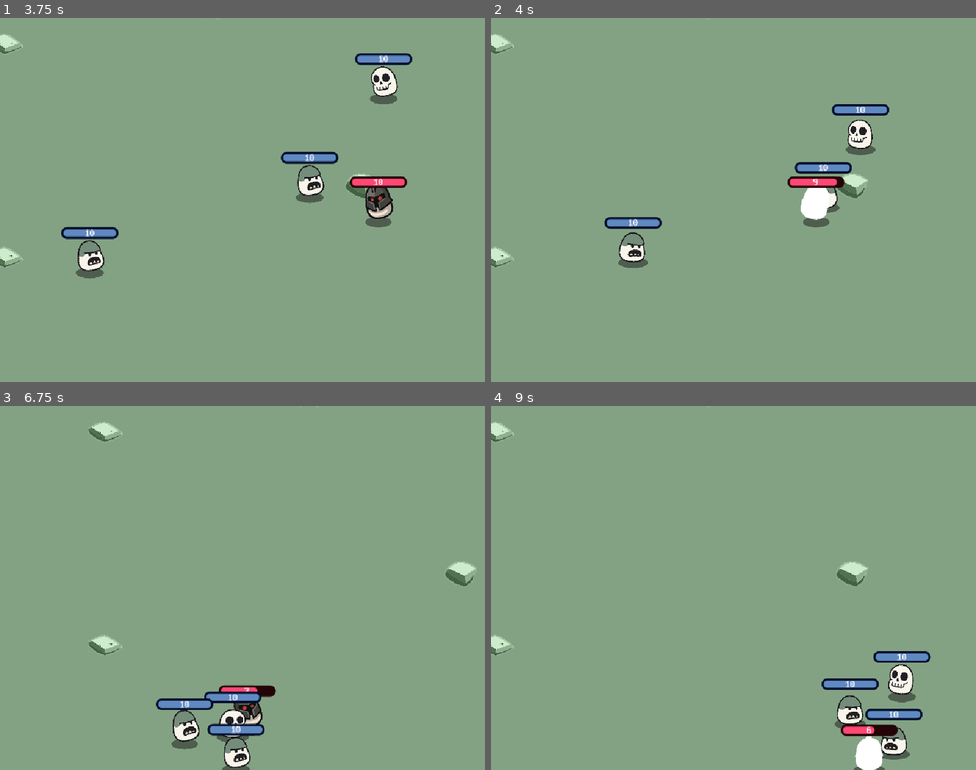
Above: before the commit, frames 1-4 (two rows, left to right).
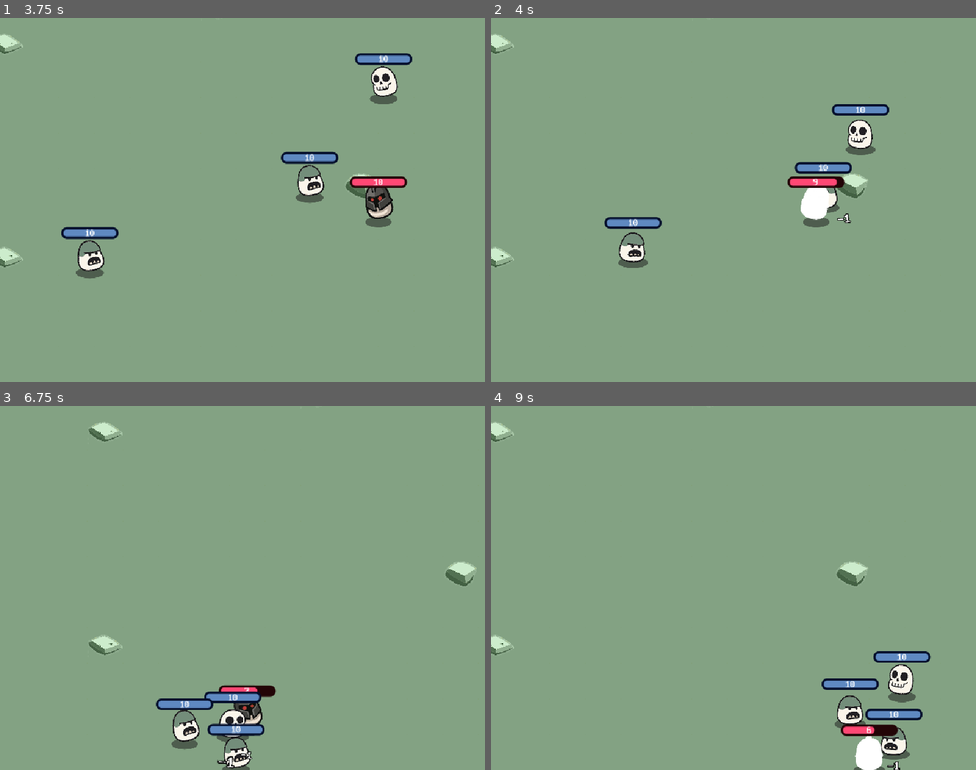
Above: after the commit, the same moments.

Repository: leexiaohui1997/brotato
Game: Godot game, scene res://scenes/game/game.tscn
Two runs of this game, one before a commit and one after it. Both use one fixed random seed, a clock stepped at 60 frames per second and the inputs below. The project has no main scene, so this scene is started directly.
Inputs:
- Up to frame 1 (3.75 s): hold D (right) 0.53-1.28 s; hold Space (dash) 0.53-1.28 s; hold S (down) 1.28-2.03 s; tap Space (dash) at 1.35, 2.85 s; hold D (right) 2.03-2.78 s; hold Space (dash) 2.03-2.78 s; hold W (up) 2.78-3.53 s; hold A (left) from 3.53 s (still down); hold Space (dash) from 3.53 s (still down)
- Up to frame 2 (4 s): keep holding A (left); keep holding Space (dash)
- Up to frame 3 (6.75 s): release Space (dash) at 4.28 s; tap Space (dash) at 4.35, 5.85 s; release A (left) at 5.03 s; hold S (down) 5.03-5.78 s; hold Space (dash) 5.03-5.78 s; hold D (right) 5.78-6.53 s; hold W (up) from 6.53 s (still down); hold Space (dash) from 6.53 s (still down)
- Up to frame 4 (9 s): release W (up) at 7.28 s; release Space (dash) at 7.28 s; hold D (right) 7.28-8.03 s; tap Space (dash) at 7.35, 8.85 s; hold S (down) 8.03-8.78 s; hold Space (dash) 8.03-8.78 s; hold A (left) from 8.78 s (still down)

Frame 1 is identical in both runs. In frame 2, less than 0.1% of the frame differs, in the area x 71-75%, y 53-57%; in frame 3, less than 0.1%, in the area x 44-52%, y 94-100%; in frame 4, less than 0.1%.

Commit message:
feat(ui): 新增受击伤害飘字特效
- 新增 FloatingText 控件与场景，受击时显示上飘淡出的伤害数字
- Game 新增 create_floating_text 并在攻击命中后调用
- ColorUtils 扩展 ColorType 及 COLOR_PRESETS（伤害/格挡/暴击/回复）
- 场景新增 FloatingTexts 节点作为飘字容器

Diff:
--- a/scenes/game/attack_service.gd
+++ b/scenes/game/attack_service.gd
@@ -14,6 +14,7 @@
 	var final_damage := floori(damage)
 	if final_damage > 0:
 		target.lose_health(final_damage)
+		game.create_floating_text(target, "-%d" % [final_damage], ColorUtils.ColorType.DAMAGE)
 
 ## 计算单位伤害
 func calculate_unit_damage(source: UnitCommon) -> float:
--- a/scenes/game/game.gd
+++ b/scenes/game/game.gd
@@ -3,6 +3,7 @@
 
 const MAP_GENERATE = preload("uid://b2c6lrpx36ia1")
 const UNIT_COMMON = preload("uid://cupf41ydqkiqd")
+const FLOATING_TEXT = preload("uid://qkwyrg22h3gi")
 
 const CAMERA_ZOOM = 1.5
 
@@ -11,6 +12,7 @@
 
 @onready var entities: Node2D = $Entities
 @onready var attack_service: AttackService = $AttackService
+@onready var floating_texts: Node2D = $FloatingTexts
 
 var map_node: MapGenerate
 var player: UnitCommon
@@ -88,6 +90,15 @@
 		return vec
 	return map_node.map_start_pos
 
+## 创建浮动文字
+func create_floating_text(target: Node2D, text: String, color: ColorUtils.ColorType) -> void:
+	var instance := FLOATING_TEXT.instantiate() as FloatingText
+	floating_texts.add_child(instance)
+	var random_pos := randf_range(0, TAU) * 35
+	var spawn_pos := target.global_position + Vector2.RIGHT.rotated(random_pos)
+	instance.global_position = spawn_pos
+	instance.setup(text, ColorUtils.COLOR_PRESETS[color])
+
 func _ready() -> void:
 	generate_map()
 	generate_player()
--- a/scenes/game/game.tscn
+++ b/scenes/game/game.tscn
@@ -11,6 +11,9 @@
 z_index = 1
 y_sort_enabled = true
 
+[node name="FloatingTexts" type="Node2D" parent="." unique_id=503991085]
+z_index = 2
+
 [node name="Timers" type="Node" parent="." unique_id=690701227]
 
 [node name="SpawnEnemyTimer" type="Timer" parent="Timers" unique_id=1566036557]
--- /dev/null
+++ b/scenes/ui/floating_text/floating_text.gd
@@ -0,0 +1,19 @@
+extends Control
+class_name FloatingText
+
+@onready var label: Label = $Label
+
+func setup(value: String, color: Color) -> void:
+	label.text = value
+	modulate = color
+	scale = Vector2.ZERO
+	rotation = deg_to_rad(randf_range(-10, 10))
+	var random_scale := randf_range(0.8, 1.6)
+	var tween := create_tween()
+	tween.parallel().tween_property(self, "scale", random_scale * Vector2.ONE, 0.4)
+	tween.parallel().tween_property(self, "global_position", global_position + Vector2.UP * 15, 0.4)
+	tween.tween_interval(0.5)
+	tween.parallel().tween_property(self, "scale", Vector2.ZERO, 0.4)
+	tween.parallel().tween_property(self, "modulate:a", 0, 0.4)
+	await tween.finished
+	queue_free()
--- /dev/null
+++ b/scenes/ui/floating_text/floating_text.tscn
@@ -0,0 +1,31 @@
+[gd_scene format=3 uid="uid://qkwyrg22h3gi"]
+
+[ext_resource type="Script" uid="uid://4yyrqh420m4l" path="res://scenes/ui/floating_text/floating_text.gd" id="1_32222"]
+
+[sub_resource type="LabelSettings" id="LabelSettings_bslxb"]
+font_size = 32
+outline_size = 10
+outline_color = Color(0.03137255, 0.03137255, 0.03137255, 1)
+
+[node name="FloatingText" type="Control" unique_id=1480046717]
+layout_mode = 3
+anchors_preset = 0
+script = ExtResource("1_32222")
+
+[node name="Label" type="Label" parent="." unique_id=1922465469]
+layout_mode = 1
+anchors_preset = 8
+anchor_left = 0.5
+anchor_top = 0.5
+anchor_right = 0.5
+anchor_bottom = 0.5
+offset_left = -20.0
+offset_top = -16.0
+offset_right = 20.0
+offset_bottom = 16.0
+grow_horizontal = 2
+grow_vertical = 2
+text = "10"
+label_settings = SubResource("LabelSettings_bslxb")
+horizontal_alignment = 1
+vertical_alignment = 1
--- a/scripts/color_utils.gd
+++ b/scripts/color_utils.gd
@@ -33,7 +33,15 @@
 	## 史诗
 	EPIC,
 	## 传说
-	LEGEND
+	LEGEND,
+	## 伤害
+	DAMAGE,
+	## 格挡
+	BLOCKED,
+	## 暴击
+	CRITICAL,
+	## 回复
+	STEAL
 }
 
 # 色值预设
@@ -42,7 +50,11 @@
 	ColorType.COMMON: "#38ba00",
 	ColorType.RARE: "#8902c2",
 	ColorType.EPIC: "#c1a103",
-	ColorType.LEGEND: "#c13303"
+	ColorType.LEGEND: "#c13303",
+	ColorType.DAMAGE: "#ffffff",
+	ColorType.BLOCKED: "#ff4a74",
+	ColorType.CRITICAL: "#fec761",
+	ColorType.STEAL: "#00a07b"
 }
 
 ## 根据默认色生成所有状态色值
Not shown, added: scenes/ui/floating_text/floating_text.gd.uid
